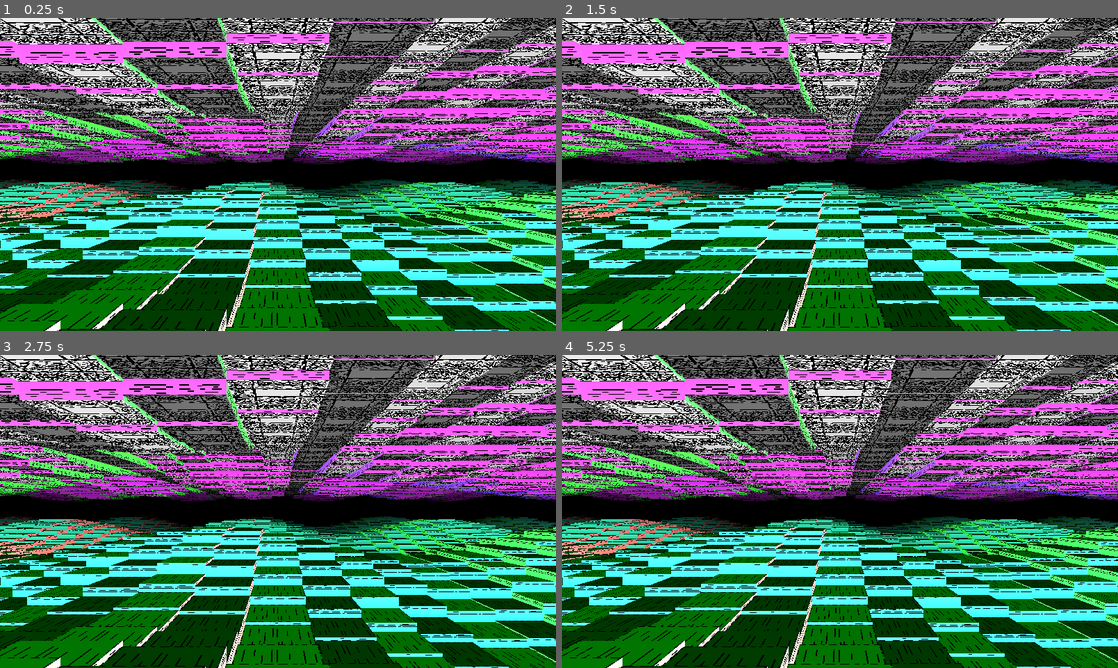
Above: before the commit, frames 1-4 (two rows, left to right).
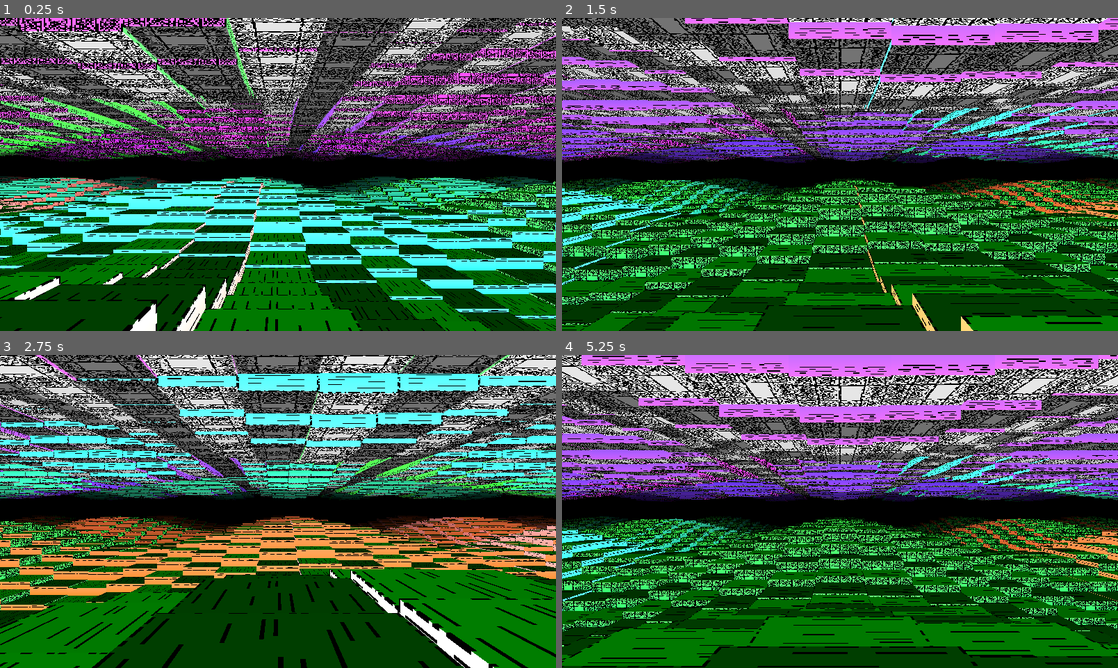
Above: after the commit, the same moments.

Repository: paulguy/3d-dungeon-test
Game: Godot game, scene res://terrain map.tscn
Same seed, same stepped clock (60 frames per second), same inputs: the game is played once before the commit and once after it.
Inputs:
- Up to frame 1 (0.25 s): no input
- Up to frame 2 (1.5 s): tap Enter at 0.5 s; hold Right (turn right) 0.53-1.28 s; tap Space at 1.25 s; hold Down (back) from 1.28 s (still down)
- Up to frame 3 (2.75 s): tap Enter at 2 s; release Down (back) at 2.03 s; hold Right (turn right) from 2.03 s (still down)
- Up to frame 4 (5.25 s): tap Space at 2.75, 4.25 s; release Right (turn right) at 2.78 s; hold Up (forward) 2.78-3.53 s; tap Enter at 3.5 s; hold Left (turn left) 3.53-5.03 s; hold Down (back) from 5.03 s (still down)

The runs differ from the first frame. In frame 1, 65% of the frame differs, in the area x 0-100%, y 0-100%; in frame 2, 76%; in frame 3, 75%; in frame 4, 75%.

Commit message:
Add movement controls.

Diff:
--- a/terrain map.gd
+++ b/terrain map.gd
@@ -4,6 +4,7 @@
 #       editing parameters
 
 const VIEW_DEPTH : int = 39
+const VIEW_HEIGHT : float = 0.5
 const TEST_WORLD_WIDTH : int = 128
 const TEST_WORLD_HEIGHT : int = 128
 
@@ -45,12 +46,12 @@
 	floor_north_south_biases.fill(Color(1.5, 0.5, 1.5, 0.5))
 	floor_east_west_hues.fill(Color(0.1, 0.3, 0.5, 0.7))
 	floor_east_west_biases.fill(Color(1.5, 0.5, 1.5, 0.5))
-	floor_side_texture_offsets.fill(Color(1.0, 1.0, 1.0, 1.0))
+	floor_side_texture_offsets.fill(Color(1.0, 0.0, 1.0, 3.0))
 	ceiling_north_south_hues.fill(Color(0.5, 0.6, 0.8, 1.0))
 	ceiling_north_south_biases.fill(Color(0.5, 1.5, 0.5, 1.5))
 	ceiling_east_west_hues.fill(Color(0.3, 0.5, 0.7, 0.9))
 	ceiling_east_west_biases.fill(Color(0.5, 1.5, 0.5, 1.5))
-	ceiling_side_texture_offsets.fill(Color(2.0, 2.0, 2.0, 2.0))
+	ceiling_side_texture_offsets.fill(Color(0.0, 2.0, 3.0, 2.0))
 	face_offsets.fill(Color(0.0, 3.0, 0.0, 0.0))
 
 	for y in TEST_WORLD_WIDTH:
@@ -65,7 +66,7 @@
 											   (sin(x / 2.0) + cos(y / 2.0)) / 2.0 - 1.5,
 											   -3.0))
 
-	terrain.set_view_parameters($'Pillar', $'Camera3D'.fov, VIEW_DEPTH,
+	terrain.set_view_parameters($'Pillar', $'Camera3D'.fov, VIEW_DEPTH, VIEW_HEIGHT,
 								load("res://textures.png"),
 								face_heights,
 								face_offsets,
@@ -84,4 +85,47 @@
 	terrain.set_dir(dir)
 
 func _process(_delta : float):
-	pass
+	var update_pos : bool = false
+	var update_dir : bool = false
+
+	if Input.is_action_just_pressed(&'forward'):
+		match dir:
+			0: # north
+				pos.y += 1
+			1: # east
+				pos.x -= 1
+			2: # south
+				pos.y -= 1
+			_: # west
+				pos.x += 1
+		update_pos = true
+
+	if Input.is_action_just_pressed(&'back'):
+		match dir:
+			0: # north
+				pos.y -= 1
+			1: # east
+				pos.x += 1
+			2: # south
+				pos.y += 1
+			_: # west
+				pos.x -= 1
+		update_pos = true
+
+	if Input.is_action_just_pressed(&'turn left'):
+		dir -= 1
+		update_dir = true
+
+	if Input.is_action_just_pressed(&'turn right'):
+		dir += 1
+		update_dir = true
+
+	if update_pos:
+		terrain.set_pos(pos)
+
+	if update_dir:
+		if dir < 0:
+			dir = 3
+		elif dir > 3:
+			dir = 0
+		terrain.set_dir(dir)
--- a/terrain map.tscn
+++ b/terrain map.tscn
@@ -12,7 +12,9 @@
 shader = ExtResource("2_fqcd4")
 shader_parameter/max_depth = 0.0
 shader_parameter/count = 0
-shader_parameter/view_pos = Vector2(0, 0)
+shader_parameter/view_pos = Vector2i(0, 0)
+shader_parameter/mesh_transform = Basis(1, 0, 0, 0, 1, 0, 0, 0, 1)
+shader_parameter/view_height_bias = 0.0
 
 [sub_resource type="BoxMesh" id="BoxMesh_a0tk4"]
 material = SubResource("ShaderMaterial_a0tk4")
--- a/terrain multimesh.gd
+++ b/terrain multimesh.gd
@@ -32,8 +32,12 @@
 var positions_east : ImageTexture
 var positions_south : ImageTexture
 var positions_west : ImageTexture
+var transform_north : Basis = Basis(Vector3(0.0, 1.0, 0.0), 0.0)
+var transform_east : Basis = Basis(Vector3(0.0, 1.0, 0.0), PI * 0.5)
+var transform_south : Basis = Basis(Vector3(0.0, 1.0, 0.0), PI)
+var transform_west : Basis = Basis(Vector3(0.0, 1.0, 0.0), PI * 1.5)
 
-func set_view_parameters(mesh : MeshInstance3D, fov : float, depth : int,
+func set_view_parameters(mesh : MeshInstance3D, fov : float, depth : int, view_height : float,
 						 texture : CompressedTexture2D, face_heights : Image,
 						 face_offsets : Image, face_hues_and_biases : Image,
 						 floor_north_south_hues : Image, floor_north_south_biases : Image,
@@ -61,16 +65,18 @@
 	var positions_west_image : Image = Image.create_empty(image_w, 1, false, Image.FORMAT_RGBAF)
 	for i in len(positions):
 		positions_north_image.set_pixel(i, 0, Color(positions[i].x, positions[i].y, 0.0, 1.0))
-		positions_east_image.set_pixel(i, 0, Color(positions[i].y, -positions[i].x, 0.0, 1.0))
+		positions_east_image.set_pixel(i, 0, Color(-positions[i].y, positions[i].x, 0.0, 1.0))
 		positions_south_image.set_pixel(i, 0, Color(-positions[i].x, -positions[i].y, 0.0, 1.0))
-		positions_west_image.set_pixel(i, 0, Color(-positions[i].y, positions[i].x, 0.0, 1.0))
+		positions_west_image.set_pixel(i, 0, Color(positions[i].y, -positions[i].x, 0.0, 1.0))
 	positions_north = ImageTexture.create_from_image(positions_north_image)
-	positions_east = ImageTexture.create_from_image(positions_north_image)
-	positions_south = ImageTexture.create_from_image(positions_north_image)
-	positions_west = ImageTexture.create_from_image(positions_north_image)
+	positions_east = ImageTexture.create_from_image(positions_east_image)
+	positions_south = ImageTexture.create_from_image(positions_south_image)
+	positions_west = ImageTexture.create_from_image(positions_west_image)
 	_mesh.mesh.material.set_shader_parameter(&'world_positions', positions_north)
+	_mesh.mesh.material.set_shader_parameter(&'mesh_transform', transform_north)
 	_mesh.mesh.material.set_shader_parameter(&'max_depth', depth)
 	_mesh.mesh.material.set_shader_parameter(&'count', count)
+	_mesh.mesh.material.set_shader_parameter(&'view_height_bias', view_height)
 
 	multimesh.instance_count = len(positions) * 2
 	for i in len(positions):
@@ -147,9 +153,16 @@
 	match dir:
 		0:
 			_mesh.mesh.material.set_shader_parameter(&'map_positions', positions_north)
+			_mesh.mesh.material.set_shader_parameter(&'mesh_transform', transform_north)
 		1:
 			_mesh.mesh.material.set_shader_parameter(&'map_positions', positions_east)
+			_mesh.mesh.material.set_shader_parameter(&'mesh_transform', transform_east)
 		2:
 			_mesh.mesh.material.set_shader_parameter(&'map_positions', positions_south)
+			_mesh.mesh.material.set_shader_parameter(&'mesh_transform', transform_south)
 		_:
 			_mesh.mesh.material.set_shader_parameter(&'map_positions', positions_west)
+			_mesh.mesh.material.set_shader_parameter(&'mesh_transform', transform_west)
+
+func set_view_height(height : float):
+	_mesh.mesh.material.set_shader_parameter(&'view_height_bias', height)
--- a/terrain multimesh.gdshader
+++ b/terrain multimesh.gdshader
@@ -4,8 +4,10 @@
 uniform float max_depth; // max depth of meshes
 uniform int count; // count of meshes
 uniform sampler2D world_positions;
-uniform vec2 view_pos; // position in map
+uniform ivec2 view_pos; // position in map
 uniform sampler2D map_positions; // Coordinate offsets for looking up data in textures
+uniform mat3 mesh_transform;
+uniform float view_height_bias;
 
 // r = floor height
 // g = ceiling height
@@ -66,28 +68,31 @@
 	float fceiling_mesh = float(ceiling_mesh);
 	float ffloor_mesh = float(floor_mesh);
 	vec2 world_pos = texelFetch(world_positions, ivec2(id, 0), 0).rg;
-	vec2 map_pos = texelFetch(map_positions, ivec2(id, 0), 0).rg + view_pos;
-	ivec2 imap_pos = ivec2(map_pos);
+	ivec2 map_pos = ivec2(texelFetch(map_positions, ivec2(id, 0), 0).rg) + view_pos;
+	float view_height = texelFetch(face_heights, view_pos, 0).b;
+
+	vec3 tnormal = NORMAL * mesh_transform;
+	vec3 tvertex = VERTEX * mesh_transform;
 
 	float horiz_face = abs(NORMAL.y); // will be 1.0 on top and bottom
-	float north_face = max(0.0, NORMAL.z);
-	float south_face = -min(0.0, NORMAL.z);
-	float west_face = max(0.0, NORMAL.x);
-	float east_face = -min(0.0, NORMAL.x);
+	float north_face = max(0.0, tnormal.z);
+	float south_face = -min(0.0, tnormal.z);
+	float west_face = max(0.0, tnormal.x);
+	float east_face = -min(0.0, tnormal.x);
 	float top_face = max(0.0, NORMAL.y);
 	float bottom_face = -min(0.0, NORMAL.y);
 	float top_vert = max(VERTEX.y, 0.0) * 2.0;
 	float bottom_vert = min(VERTEX.y, 0.0) * -2.0;
 
-	vec4 face_colors = texelFetch(face_hues_and_biases, imap_pos, 0);
-	vec4 floor_ns_hues = texelFetch(floor_north_south_hues, imap_pos, 0);
-	vec4 floor_ns_biases = texelFetch(floor_north_south_biases, imap_pos, 0);
-	vec4 floor_ew_hues = texelFetch(floor_east_west_hues, imap_pos, 0);
-	vec4 floor_ew_biases = texelFetch(floor_east_west_biases, imap_pos, 0);
-	vec4 ceil_ns_hues = texelFetch(ceiling_north_south_hues, imap_pos, 0);
-	vec4 ceil_ns_biases = texelFetch(ceiling_north_south_biases, imap_pos, 0);
-	vec4 ceil_ew_hues = texelFetch(ceiling_east_west_hues, imap_pos, 0);
-	vec4 ceil_ew_biases = texelFetch(ceiling_east_west_biases, imap_pos, 0);
+	vec4 face_colors = texelFetch(face_hues_and_biases, map_pos, 0);
+	vec4 floor_ns_hues = texelFetch(floor_north_south_hues, map_pos, 0);
+	vec4 floor_ns_biases = texelFetch(floor_north_south_biases, map_pos, 0);
+	vec4 floor_ew_hues = texelFetch(floor_east_west_hues, map_pos, 0);
+	vec4 floor_ew_biases = texelFetch(floor_east_west_biases, map_pos, 0);
+	vec4 ceil_ns_hues = texelFetch(ceiling_north_south_hues, map_pos, 0);
+	vec4 ceil_ns_biases = texelFetch(ceiling_north_south_biases, map_pos, 0);
+	vec4 ceil_ew_hues = texelFetch(ceiling_east_west_hues, map_pos, 0);
+	vec4 ceil_ew_biases = texelFetch(ceiling_east_west_biases, map_pos, 0);
 	COLOR.rgb = (((horiz_face * ffloor_mesh) * hue2rgb(face_colors.r, face_colors.b)) +
 				 ((horiz_face * fceiling_mesh) * hue2rgb(face_colors.g, face_colors.a)) +
 				 ((north_face * ffloor_mesh * top_vert) * hue2rgb(floor_ns_hues.r, floor_ns_biases.r)) +
@@ -109,28 +114,28 @@
 				(1.0 - (world_pos.y / (max_depth + 1.0)));
 
 	ivec2 tex_size = textureSize(albedo_texture, 0);
-	vec4 mesh_face_heights = texelFetch(face_heights, imap_pos, 0);
-	vec4 mesh_face_offsets = texelFetch(face_offsets, imap_pos, 0);
-	vec4 floor_tex_offsets = texelFetch(floor_side_texture_offsets, imap_pos, 0);
-	vec4 ceiling_tex_offsets = texelFetch(ceiling_side_texture_offsets, imap_pos, 0);
+	vec4 mesh_face_heights = texelFetch(face_heights, map_pos, 0);
+	vec4 mesh_face_offsets = texelFetch(face_offsets, map_pos, 0);
+	vec4 floor_tex_offsets = texelFetch(floor_side_texture_offsets, map_pos, 0);
+	vec4 ceiling_tex_offsets = texelFetch(ceiling_side_texture_offsets, map_pos, 0);
 	vec2 uv_scale = vec2(1.0, float(tex_size.y / tex_size.x));
 	vec2 floor_bottom_offset = vec2(0.0, bottom_vert * (mesh_face_heights.b - mesh_face_heights.a));
 	vec2 ceiling_top_offset = vec2(0.0, top_vert * (mesh_face_heights.r - mesh_face_heights.g));
-	UV = (top_face * (((VERTEX.zx + 0.5) + vec2(0.0, mesh_face_offsets.r)) / uv_scale)) +
-		 (bottom_face * (((VERTEX.zx + 0.5) + vec2(0.0, mesh_face_offsets.g)) / uv_scale)) +
-		 ((north_face * ffloor_mesh) * (((vec2(VERTEX.x, -VERTEX.y) + 0.5) + vec2(0.0, floor_tex_offsets.r) + floor_bottom_offset) / uv_scale)) +
-		 ((east_face * ffloor_mesh) * (((vec2(VERTEX.z, -VERTEX.y) + 0.5) + vec2(0.0, floor_tex_offsets.g) + floor_bottom_offset) / uv_scale)) +
-		 ((south_face * ffloor_mesh) * (((-VERTEX.xy + 0.5) + vec2(0.0, floor_tex_offsets.b) + floor_bottom_offset) / uv_scale)) +
-		 ((west_face * ffloor_mesh) * (((-VERTEX.zy + 0.5) + vec2(0.0, floor_tex_offsets.a) + floor_bottom_offset) / uv_scale)) +
-		 ((north_face * fceiling_mesh) * (((vec2(VERTEX.x, -VERTEX.y) + 0.5) + vec2(0.0, ceiling_tex_offsets.r) - ceiling_top_offset) / uv_scale)) +
-		 ((east_face * fceiling_mesh) * (((vec2(VERTEX.z, -VERTEX.y) + 0.5) + vec2(0.0, ceiling_tex_offsets.g) - ceiling_top_offset) / uv_scale)) +
-		 ((south_face * fceiling_mesh) * (((-VERTEX.xy + 0.5) + vec2(0.0, ceiling_tex_offsets.b) - ceiling_top_offset) / uv_scale)) +
-		 ((west_face * fceiling_mesh) * (((-VERTEX.zy + 0.5) + vec2(0.0, ceiling_tex_offsets.a) - ceiling_top_offset) / uv_scale));
+	UV = (top_face * (((tvertex.zx + 0.5) + vec2(0.0, mesh_face_offsets.r)) / uv_scale)) +
+		 (bottom_face * (((tvertex.zx + 0.5) + vec2(0.0, mesh_face_offsets.g)) / uv_scale)) +
+		 ((north_face * ffloor_mesh) * (((vec2(tvertex.x, -tvertex.y) + 0.5) + vec2(0.0, floor_tex_offsets.r) + floor_bottom_offset) / uv_scale)) +
+		 ((east_face * ffloor_mesh) * (((vec2(tvertex.z, -tvertex.y) + 0.5) + vec2(0.0, floor_tex_offsets.g) + floor_bottom_offset) / uv_scale)) +
+		 ((south_face * ffloor_mesh) * (((-tvertex.xy + 0.5) + vec2(0.0, floor_tex_offsets.b) + floor_bottom_offset) / uv_scale)) +
+		 ((west_face * ffloor_mesh) * (((-tvertex.zy + 0.5) + vec2(0.0, floor_tex_offsets.a) + floor_bottom_offset) / uv_scale)) +
+		 ((north_face * fceiling_mesh) * (((vec2(tvertex.x, -tvertex.y) + 0.5) + vec2(0.0, ceiling_tex_offsets.r) - ceiling_top_offset) / uv_scale)) +
+		 ((east_face * fceiling_mesh) * (((vec2(tvertex.z, -tvertex.y) + 0.5) + vec2(0.0, ceiling_tex_offsets.g) - ceiling_top_offset) / uv_scale)) +
+		 ((south_face * fceiling_mesh) * (((-tvertex.xy + 0.5) + vec2(0.0, ceiling_tex_offsets.b) - ceiling_top_offset) / uv_scale)) +
+		 ((west_face * fceiling_mesh) * (((-tvertex.zy + 0.5) + vec2(0.0, ceiling_tex_offsets.a) - ceiling_top_offset) / uv_scale));
 
 	VERTEX.y = ((top_vert * fceiling_mesh) * mesh_face_heights.r) +
 			   ((bottom_vert * fceiling_mesh) * mesh_face_heights.g) +
 			   ((top_vert * ffloor_mesh) * mesh_face_heights.b) +
-			   ((bottom_vert * ffloor_mesh) * mesh_face_heights.a);
+			   ((bottom_vert * ffloor_mesh) * mesh_face_heights.a) - view_height - view_height_bias;
 	VERTEX = (MODELVIEW_MATRIX * vec4(VERTEX, 1.0)).xyz;
 	NORMAL = normalize((MODELVIEW_MATRIX * vec4(NORMAL, 0.0)).xyz);
 	BINORMAL = normalize((MODELVIEW_MATRIX * vec4(BINORMAL, 0.0)).xyz);
